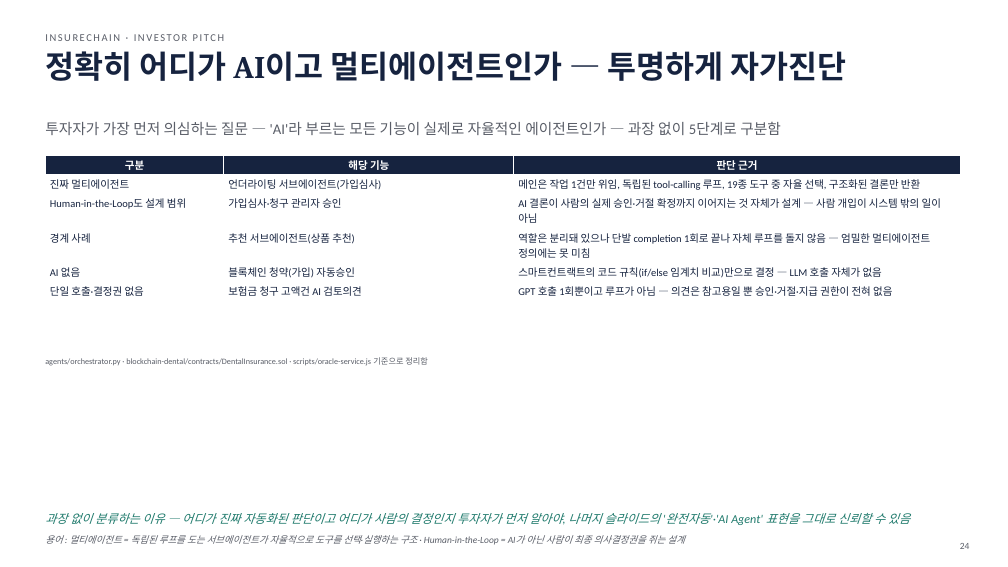
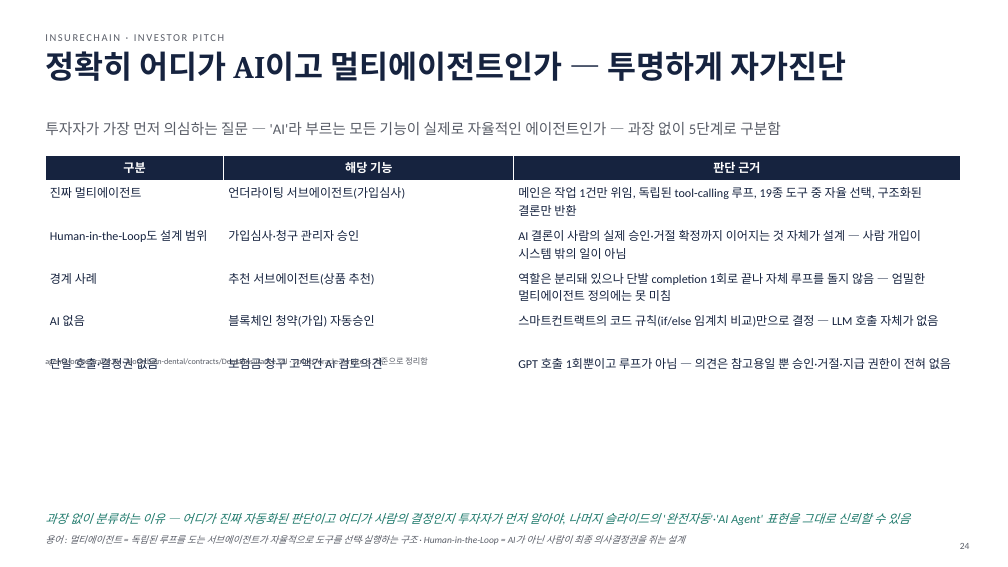
Before and after one commit to leeyonsei78/capstone_project_alpha, a slide deck: slide 24 of 인슈어체인_투자피칭_발표자료.pptx. Drawn at 1008x567 pixels with LibreOffice and Linux fonts; fonts in the diff are those of the drawing. Boxes give left, top, right and bottom in pixels: in the first picture for what was removed or moved away, otherwise in the second. Text is boxed around its words. In the diff, an @@ line names an element or a change of style, - is before the commit and + after.

```diff
--- a/인슈어체인_투자피칭_발표자료.pptx
+++ b/인슈어체인_투자피칭_발표자료.pptx
@@ table at (x1=45, y1=155, x2=960, y2=373) @@
@@ size 10 to 11.5 pt @@
```
Also in this commit, not shown: 22 other slides changed, 1 other file.
